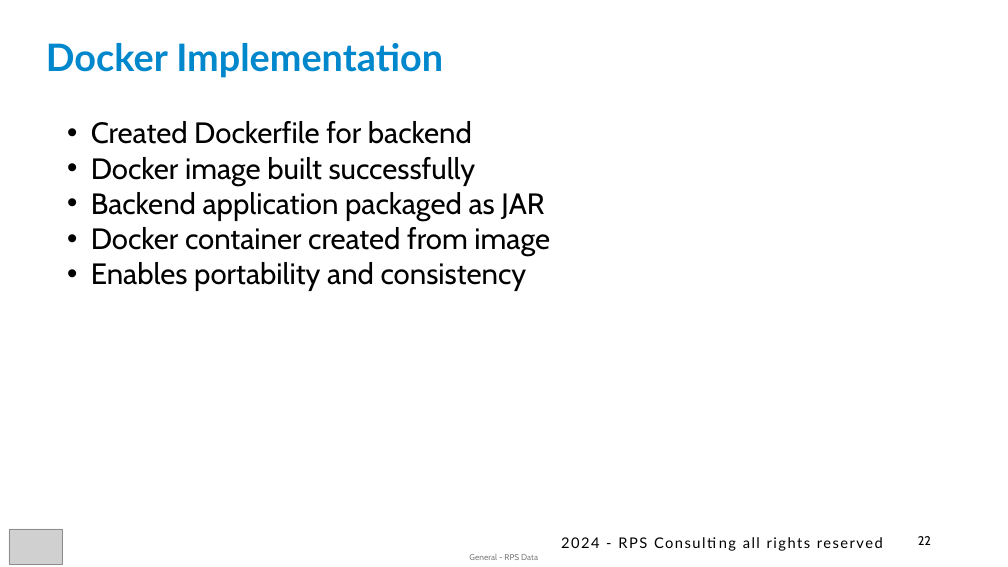
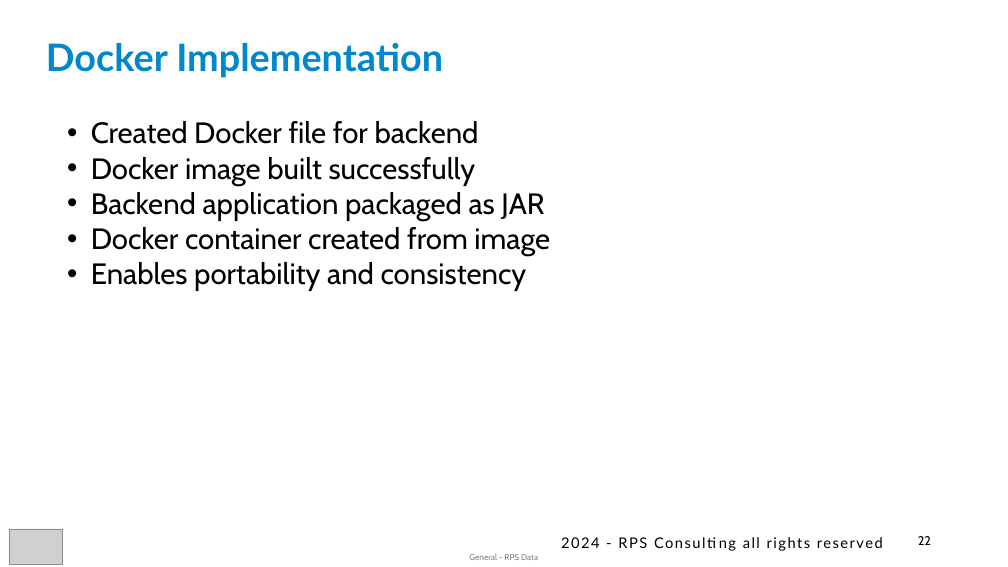
Before and after one commit to varsha21-pr/DoneVia-todo-taskmanager, a slide deck: slide 22 of CP_JAVA_Team 21 PPT.pptx. Drawn at 1008x567 pixels with LibreOffice and Linux fonts; fonts in the diff are those of the drawing; grey boxes stand for pictures. Boxes give left, top, right and bottom in pixels: in the first picture for what was removed or moved away, otherwise in the second. Text is boxed around its words. In the diff, an @@ line names an element or a change of style, - is before the commit and + after.

```diff
--- a/CP_JAVA_Team 21 PPT.pptx
+++ b/CP_JAVA_Team 21 PPT.pptx
@@ text at (91,121,479,144): text changed @@
-• Created Dockerfile for backend
+• Created Docker file for backend
```
Also in this commit, not shown: 6 other slides changed.
